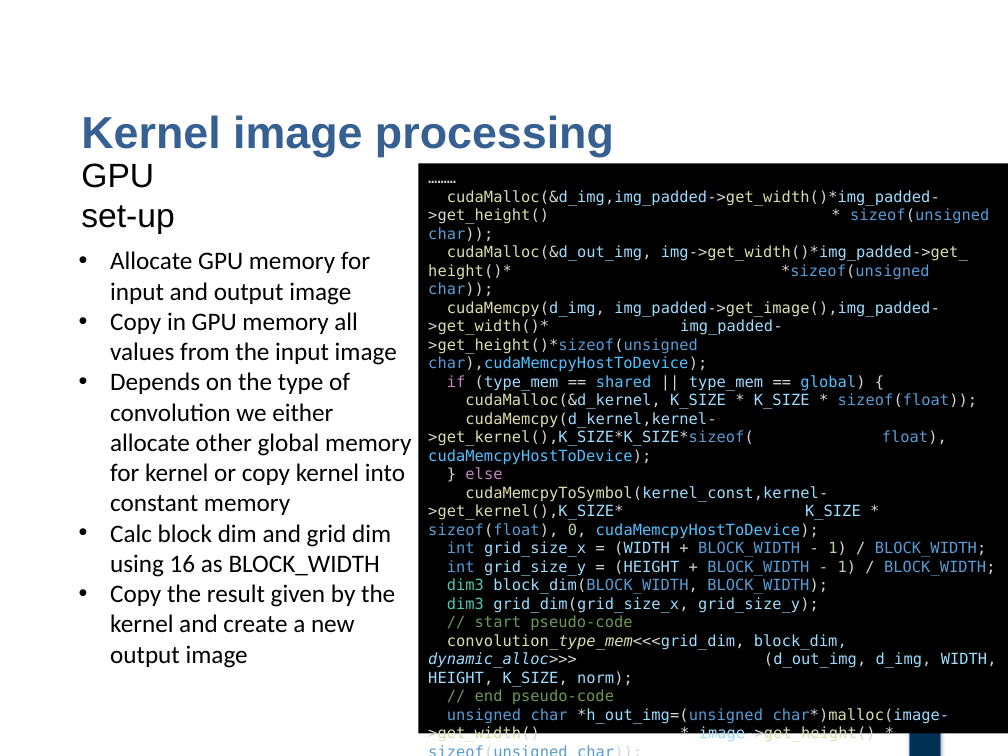
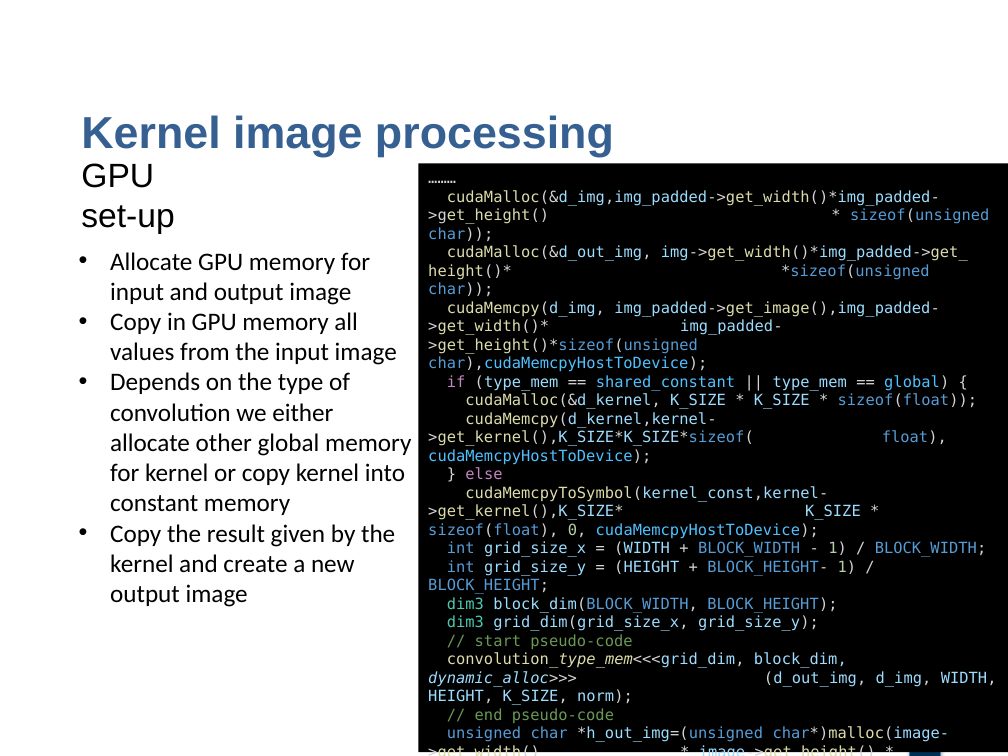
Before and after one commit to villifCoder559/KernelImageProcessing, a slide deck: slide 8 of project_report/kernel_image_processing_presentation.pptx. Drawn at 1008x756 pixels with LibreOffice and Linux fonts; fonts in the diff are those of the drawing; background and template pictures are left out. Boxes give left, top, right and bottom in pixels: in the first picture for what was removed or moved away, otherwise in the second. Text is boxed around its words. In the diff, an @@ line names an element or a change of style, - is before the commit and + after.

```diff
--- a/project_report/kernel_image_processing_presentation.pptx
+++ b/project_report/kernel_image_processing_presentation.pptx
@@ rectangle "………": place and size @@
-rectangle "………" at [418,163,1008,733]
+rectangle "………" at [418,163,1008,752]
@@ text in rectangle at [447,375,949,391]: text changed; text colour #9CDCFE to #4FC1FF @@
-if (type_mem == shared || type_mem == global) {
+if (type_mem == shared_constant || type_mem == global) {
@@ text at [110,524,391,577]: paragraph removed @@
-• Calc block dim and grid dim using 16 as BLOCK_WIDTH
@@ text in rectangle at [428,560,857,613]: text changed @@
-int grid_size_y = (HEIGHT + BLOCK_WIDTH - 1) / BLOCK_WIDTH;
-dim3 block_dim(BLOCK_WIDTH, BLOCK_WIDTH);
+int grid_size_y = (HEIGHT + BLOCK_HEIGHT- 1) / BLOCK_HEIGHT;
+dim3 block_dim(BLOCK_WIDTH, BLOCK_HEIGHT);
@@ page number removed at [922,713,931,724] @@
-8
```
Also in this commit, not shown: 14 other slides changed, 1 other file.
